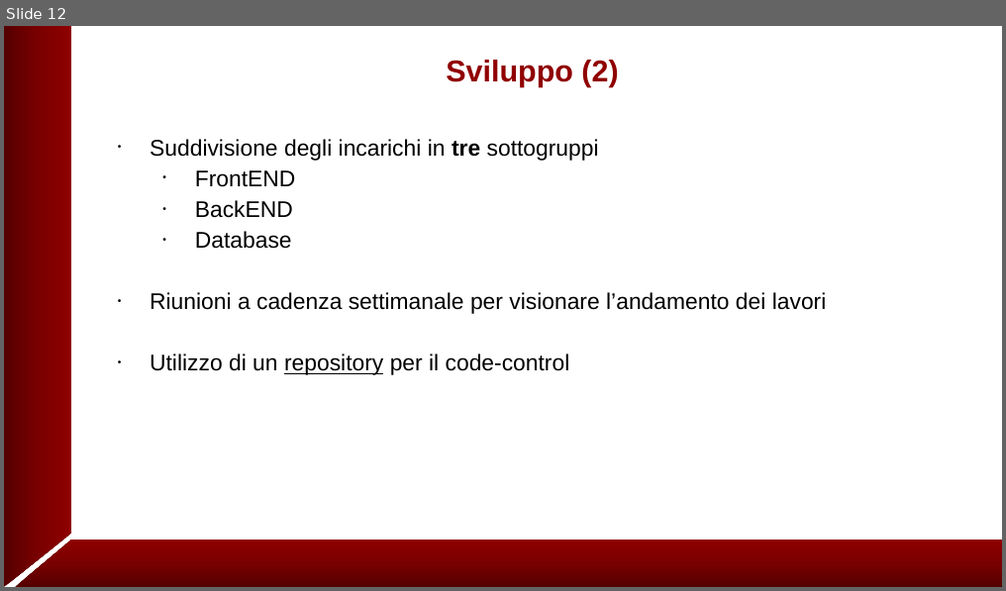
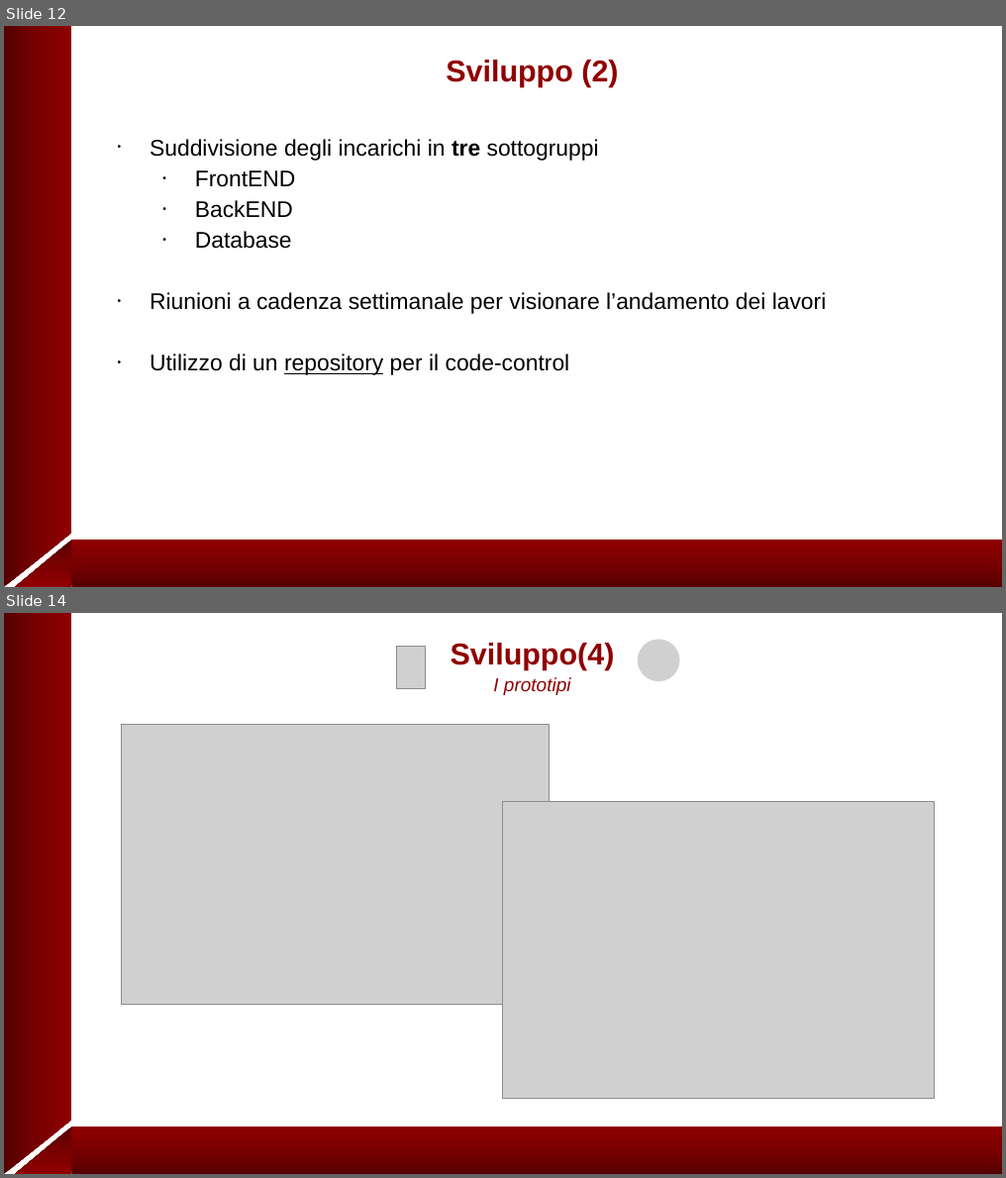
Before and after one commit to VVF334665/rubrica_dipartimentale, a slide deck: doc/presentazioneRubricaDipartimentale.pptx. Shown one above the other, each under a label of ours: slide 12 before the commit, slides 12 and 14 after it; the slides between them are not shown. The pictures are 1006x591 and 1006x1178 pixels, drawn with LibreOffice and Linux fonts; fonts in the diff are those of the drawing; grey boxes stand for pictures; background and template pictures are left out. Boxes give left, top, right and bottom in pixels: in the first picture for what was removed or moved away, otherwise in the second. Text is boxed around its words. In the diff, an @@ line names an element or a change of style, - is before the commit and + after.

Commit message:
- aggiunti screenshot - modificate screenshot nelle presentazione

```diff
--- a/doc/presentazioneRubricaDipartimentale.pptx
+++ b/doc/presentazioneRubricaDipartimentale.pptx
@@ slide 14 added at <box>4,613,1002,1174</box>, background #FFFFFF; not listed: 4 template elements that a slide beside it also shows @@
@@ picture added at <box>638,640,680,682</box> @@
@@ picture added at <box>397,647,425,689</box> @@
@@ text added at <box>450,643,615,695</box>, 24 pt, text #900000, bold @@
+Sviluppo(4)
+I prototipi
@@ picture added at <box>121,725,548,1005</box> @@
@@ picture added at <box>503,802,935,1099</box> @@
@@ slide 12 changed as well @@
@@ fill gradient #550000 to #790000 to #900000 to gradient #550000 to #790000 to #8F0000 in 3 elements at <box>4,533,72,587</box>, <box>72,541,1002,587</box>, <box>15,541,71,587</box> @@
```
Also in this commit, not shown: 12 other slides changed, 1 other slide added, 5 other files.
